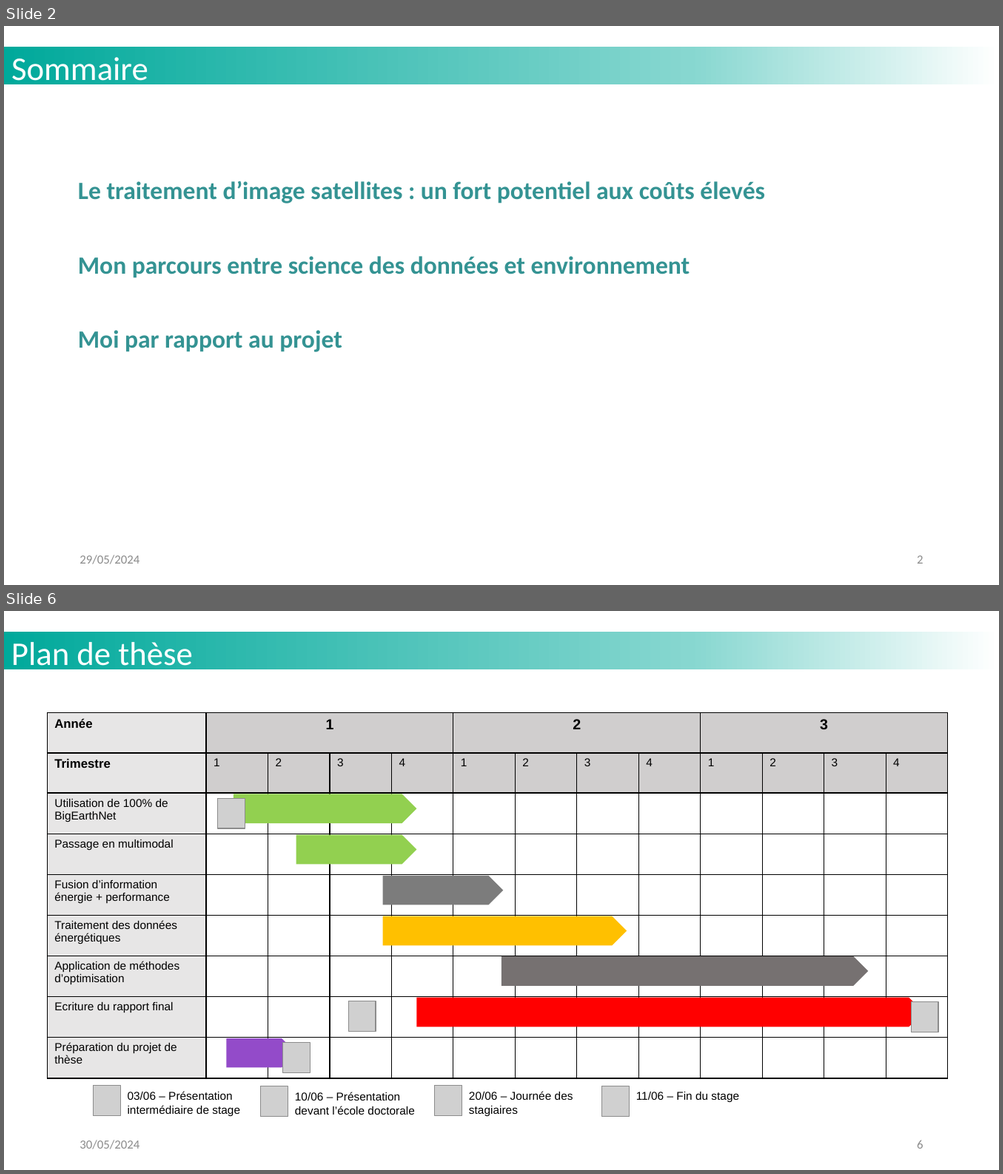
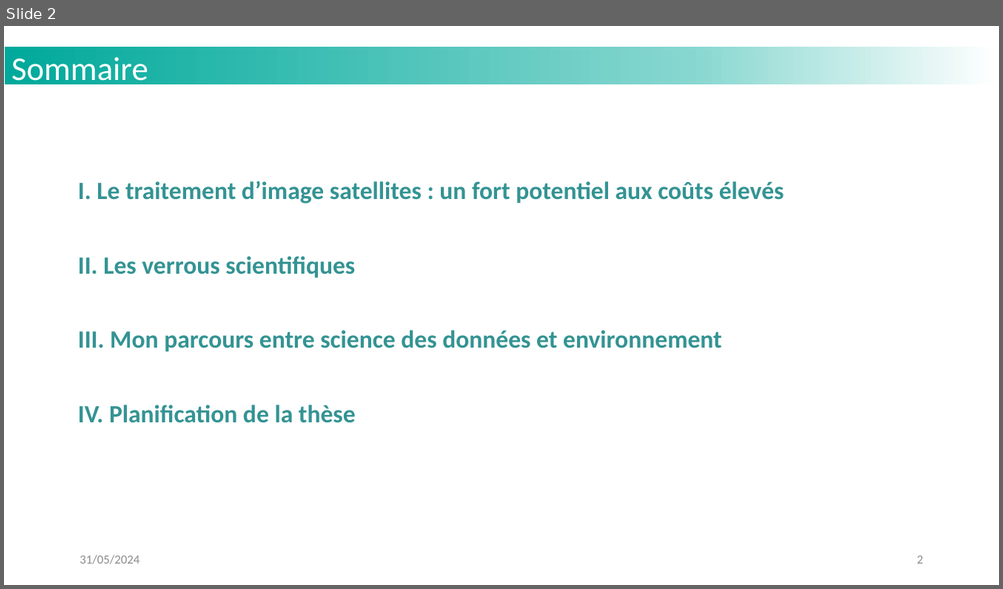
Before and after one commit to MattVerlynde/cahier-labo-stage, a slide deck: static/files_presentation/slides_presentation_these_LISTIC_MVerlynde_2024.pptx. Shown one above the other, each under a label of ours: slides 2 and 6 before the commit, slide 2 after it; the slides between them are not shown. The pictures are 1003x1174 and 1003x589 pixels, drawn with LibreOffice and Linux fonts; fonts in the diff are those of the drawing; grey boxes stand for pictures; background and template pictures are left out. Boxes give left, top, right and bottom in pixels: in the first picture for what was removed or moved away, otherwise in the second. Text is boxed around its words. In the diff, an @@ line names an element or a change of style, - is before the commit and + after.

```diff
--- a/static/files_presentation/slides_presentation_these_LISTIC_MVerlynde_2024.pptx
+++ b/static/files_presentation/slides_presentation_these_LISTIC_MVerlynde_2024.pptx
@@ slide 6 removed at bbox=[4, 611, 999, 1170], background #FFFFFF; not listed: 1 template element that a slide beside it also shows @@
@@ text removed at bbox=[11, 642, 193, 674] @@
-Plan de thèse
@@ table removed at bbox=[47, 713, 949, 1079], 9 rows, 13 columns @@
-Année | 1 |  |  |  | 2 |  |  |  | 3 |  |  | 
-Trimestre | 1 | 2 | 3 | 4 | 1 | 2 | 3 | 4 | 1 | 2 | 3 | 4
-Utilisation de 100% de BigEarthNet |  |  |  |  |  |  |  |  |  |  |  | 
-Passage en multimodal |  |  |  |  |  |  |  |  |  |  |  | 
-Fusion d’information / énergie + performance |  |  |  |  |  |  |  |  |  |  |  | 
-Traitement des données énergétiques |  |  |  |  |  |  |  |  |  |  |  | 
-Application de méthodes d’optimisation |  |  |  |  |  |  |  |  |  |  |  | 
-Ecriture du rapport final |  |  |  |  |  |  |  |  |  |  |  | 
-Préparation du projet de thèse |  |  |  |  |  |  |  |  |  |  |  | 
@@ picture removed at bbox=[218, 798, 246, 828] @@
@@ pentagon arrow removed at bbox=[234, 794, 417, 823] @@
@@ pentagon arrow removed at bbox=[296, 834, 417, 864] @@
@@ pentagon arrow removed at bbox=[383, 876, 504, 905] @@
@@ pentagon arrow removed at bbox=[383, 916, 627, 945] @@
@@ pentagon arrow removed at bbox=[502, 957, 868, 985] @@
@@ picture removed at bbox=[349, 1001, 376, 1031] @@
@@ pentagon arrow removed at bbox=[417, 997, 923, 1027] @@
@@ picture removed at bbox=[910, 1002, 938, 1033] @@
@@ pentagon arrow removed at bbox=[226, 1039, 296, 1068] @@
@@ picture removed at bbox=[282, 1043, 310, 1073] @@
@@ picture removed at bbox=[93, 1086, 120, 1116] @@
@@ text removed at bbox=[128, 1091, 240, 1116] @@
-03/06 – Présentation intermédiaire de stage
@@ picture removed at bbox=[261, 1087, 288, 1117] @@
@@ text removed at bbox=[295, 1092, 414, 1115] @@
-10/06 – Présentation devant l’école doctorale
@@ picture removed at bbox=[435, 1086, 462, 1116] @@
@@ text removed at bbox=[469, 1091, 573, 1116] @@
-20/06 – Journée des stagiaires
@@ picture removed at bbox=[602, 1087, 629, 1117] @@
@@ text removed at bbox=[636, 1092, 739, 1102] @@
-11/06 – Fin du stage
@@ text removed at bbox=[79, 1140, 139, 1150] @@
-30/05/2024
@@ page number removed at bbox=[916, 1141, 922, 1149] @@
-6
@@ slide 2 changed as well @@
@@ text at bbox=[78, 181, 784, 423]: text changed @@
-Le traitement d’image satellites : un fort potentiel aux coûts élevés
-Mon parcours entre science des données et environnement
-Moi par rapport au projet
+I. Le traitement d’image satellites : un fort potentiel aux coûts élevés
+II. Les verrous scientifiques
+III. Mon parcours entre science des données et environnement
+IV. Planification de la thèse
@@ text at bbox=[79, 555, 139, 565]: text changed @@
-29/05/2024
+31/05/2024
```
Also in this commit, not shown: 6 other slides changed, 6 slides added, 1 other slide removed, 3 other files.
